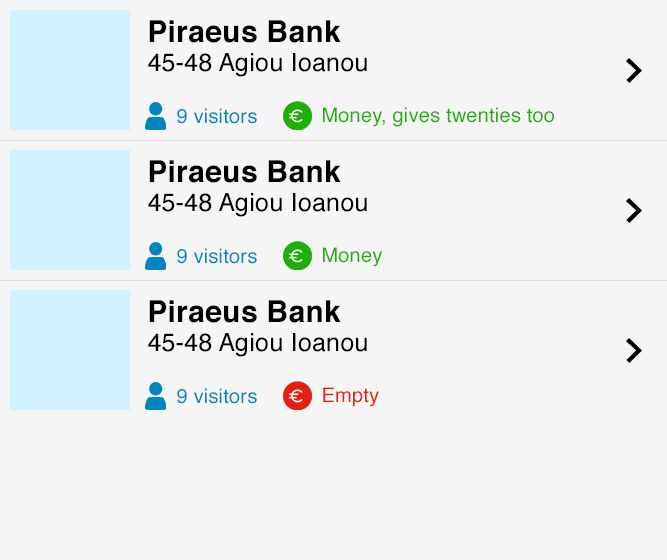
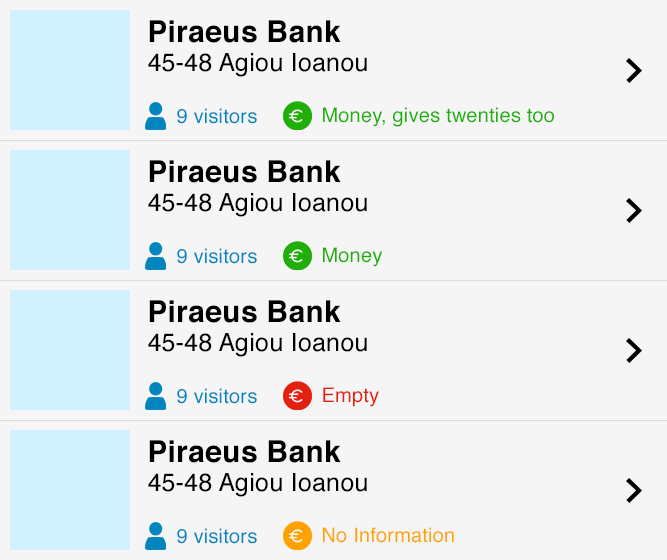
Layered file, before and after one edit (667 x 560). Changes by layer:
added layer "Shape 1 copy 2" in group "Group 2" over [0, 420, 667, 421]
added layer "> copy" in group "Group 2" over [626, 478, 642, 503]
added layer "Layer 5 copy" in group "Group 2" over [283, 521, 312, 550]
added layer "No Information" in group "Group 2" over [323, 527, 454, 543]
added layer "9 visitors copy" in group "Group 2" over [177, 528, 257, 544]
added layer "Layer 3 copy" in group "Group 2" over [145, 522, 166, 550]
added layer "45-48 Agiou Ioanou copy" in group "Group 2" over [148, 473, 367, 497]
added layer "Piraeus Bank copy" in group "Group 2" over [149, 440, 341, 463]
added layer "Rectangle 1 copy" in group "Group 2" over [10, 430, 130, 550]
